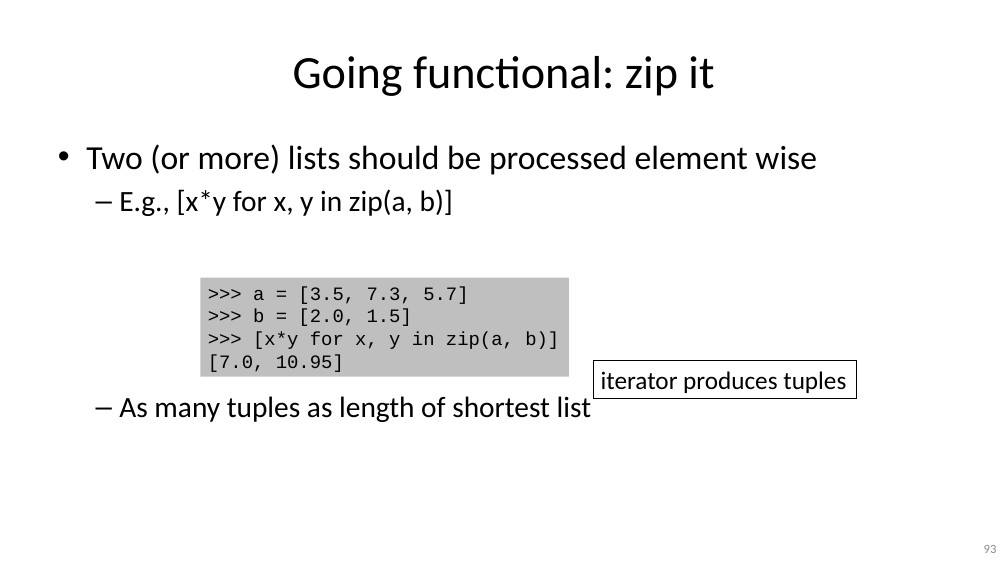
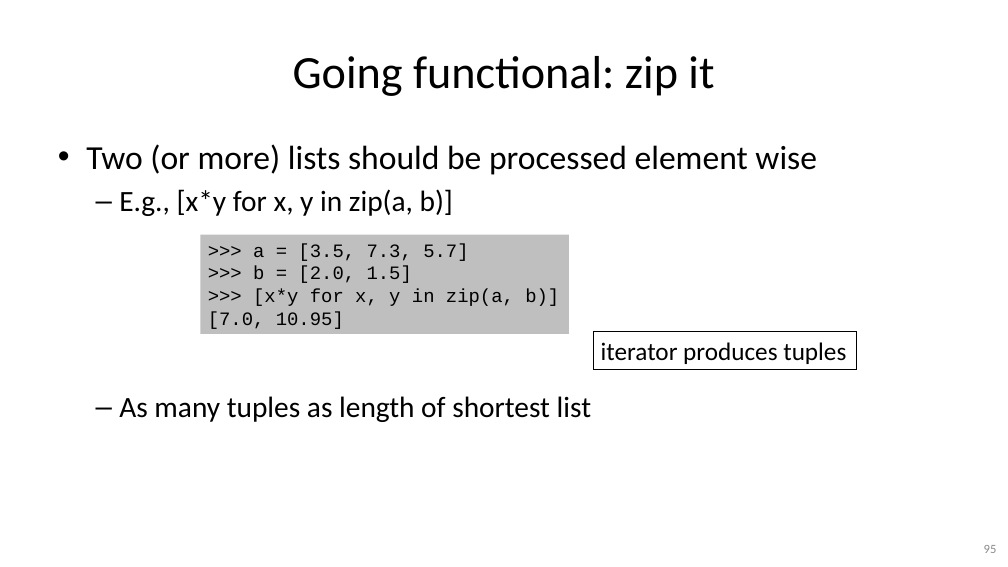
Before and after one commit to gjbex/Python-for-programmers, a slide deck: slide 95 of python_for_programmers.pptx (slide 93 before the commit). Drawn at 1008x567 pixels with LibreOffice and Linux fonts; fonts in the diff are those of the drawing. Boxes give left, top, right and bottom in pixels: in the first picture for what was removed or moved away, otherwise in the second. Text is boxed around its words. In the diff, an @@ line names an element or a change of style, - is before the commit and + after.

```diff
--- a/python_for_programmers.pptx
+++ b/python_for_programmers.pptx
@@ rectangle ">>> a = [3.5, 7.3, ...": place and size @@
-rectangle ">>> a = [3.5, 7.3, ..." at (200, 278, 569, 377)
+rectangle ">>> a = [3.5, 7.3, ..." at (200, 234, 569, 333)
@@ rectangle "iterator produces tuples": place and size @@
-rectangle "iterator produces tuples" at (594, 361, 857, 399)
+rectangle "iterator produces tuples" at (594, 332, 857, 370)
```
Also in this commit, not shown: 16 other slides changed, 2 slides added.
